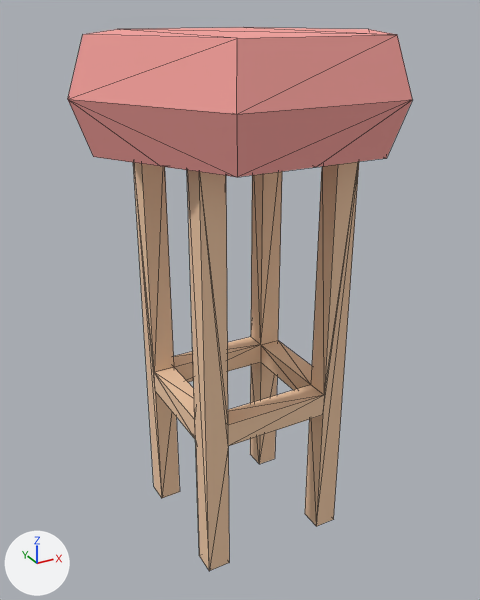
One commit to the glTF model assets/props/furniture/stoolBar.glb: the scene before it, then after it.
Before and after are seen from a camera (50 mm lens) standing at (-0.122, -0.346, 0.451) and looking at (0.132, 0.116, 0.22). Arrows for +X, +Y and +Z are at lower left; the lights stay in place. The first picture is the older version. Mesh edges are drawn as thin lines. Vertices at exactly the same position are counted once.

The first picture shows 'stoolBar(Clone)'.
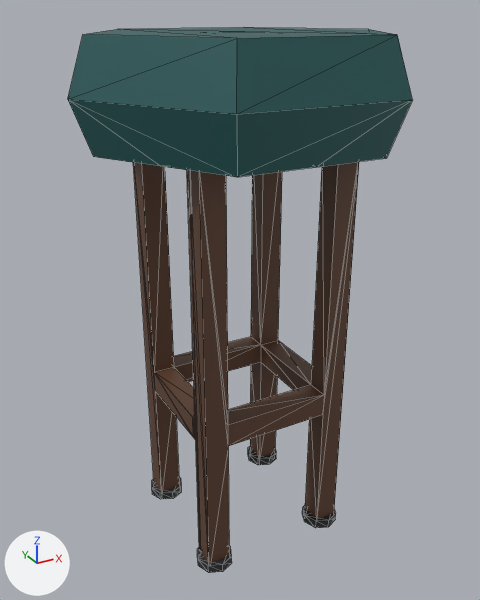
Pixel boxes (x1, y1, x2, y2) of what changed, in the pictures (480 x 600 px):
```json
{"object": "stoolBar(Clone)", "change": "reshaped", "before": [68, 27, 412, 571], "after": [68, 27, 412, 573]}
{"part": 1, "of": "me_mesh_stoolbar", "change": "added", "after": [197, 546, 232, 573]}
{"part": 2, "of": "me_mesh_stoolbar", "change": "added", "after": [152, 477, 181, 499]}
{"part": 3, "of": "me_mesh_stoolbar", "change": "added", "after": [302, 505, 336, 528]}
{"part": 4, "of": "me_mesh_stoolbar", "change": "added", "after": [248, 447, 276, 465]}
{"part": 5, "of": "me_mesh_stoolbar", "change": "built on", "before": [154, 170, 209, 570], "after": [154, 170, 209, 563]}
{"part": 6, "of": "me_mesh_stoolbar", "change": "recoloured", "before": [133, 162, 359, 571], "after": [133, 162, 359, 564], "on screen": "beige to brown"}
{"part": 7, "of": "me_mesh_stoolbar", "change": "recoloured", "before": [68, 27, 412, 177], "after": [68, 27, 412, 177], "on screen": "pink to dark cyan"}
```

The change, as JSON lines over the scene's bpy script:
```json
{"op": "add", "block": "mat_gunmetaldark_003", "code": ["mat_gunmetaldark_003 = principled_material('gunmetalDark.003')", "mat_gunmetaldark_003.base_color = (0.04, 0.045, 0.05)  # dark grey #383c3f", "mat_gunmetaldark_003.metallic = 0.4"]}
{"op": "add", "block": "mat_leather_003", "code": ["mat_leather_003 = principled_material('leather.003')", "mat_leather_003.base_color = (0.015, 0.1, 0.1)  # dark cyan #215959", "mat_leather_003.roughness = 0.55"]}
{"op": "add", "block": "mat_brass_003", "code": ["mat_brass_003 = principled_material('brass.003')", "mat_brass_003.base_color = (0.55, 0.34, 0.07)  # orange #c49e4b", "mat_brass_003.metallic = 0.6", "mat_brass_003.roughness = 0.4"]}
{"op": "add", "block": "mat_walnut_003", "code": ["mat_walnut_003 = principled_material('walnut.003')", "mat_walnut_003.base_color = (0.12, 0.055, 0.03)  # brown #614230"]}
{"block": "me_mesh_stoolbar", "where": "# used by ob_stoolbar_clone; location = (0.0, 0.0, 0.0)"}
{"op": "remove", "block": "me_mesh_stoolbar", "code": "me_mesh_stoolbar.from_pydata(...)  # 80 vertices, 176 faces; spans x 0.0..0.265, y 0.0..0.23, z 0.0..0.435"}
{"op": "add", "block": "me_mesh_stoolbar", "code": "me_mesh_stoolbar.from_pydata(...)  # 341 vertices, 648 faces; spans x 0.0..0.265, y 0.0..0.23, z 0.0..0.435"}
{"block": "me_mesh_stoolbar", "change": "me_mesh_stoolbar part 1: a new loose piece, an 8-sided cylinder along z spanning x 0.06..0.092, y 0.045..0.077, z 0.0..0.008, in mat_gunmetaldark_003 (dark grey #383c3f)"}
{"block": "me_mesh_stoolbar", "change": "me_mesh_stoolbar part 2: a new loose piece, an 8-sided cylinder along z spanning x 0.06..0.092, y 0.153..0.185, z 0.0..0.008, in mat_gunmetaldark_003 (dark grey #383c3f)"}
{"block": "me_mesh_stoolbar", "change": "me_mesh_stoolbar part 3: a new loose piece, an 8-sided cylinder along z spanning x 0.173..0.205, y 0.045..0.077, z 0.0..0.008, in mat_gunmetaldark_003 (dark grey #383c3f)"}
{"block": "me_mesh_stoolbar", "change": "me_mesh_stoolbar part 4: a new loose piece, an 8-sided cylinder along z spanning x 0.173..0.205, y 0.153..0.185, z 0.0..0.008, in mat_gunmetaldark_003 (dark grey #383c3f)"}
{"block": "me_mesh_stoolbar", "change": "me_mesh_stoolbar part 5"}
{"block": "me_mesh_stoolbar", "change": "26 faces are deleted"}
{"block": "me_mesh_stoolbar", "change": "47 vertices are added at x 0.061..0.183, y 0.046..0.184, z 0.0..0.355"}
{"block": "me_mesh_stoolbar", "change": "6 new vertices lie (-0.014, 0.0, 0.0) away from vertices in x 0.086..0.199, y 0.051..0.179, z 0.355"}
{"block": "me_mesh_stoolbar", "change": "66 new faces join them, mat_walnut_003 (brown #614230)"}
{"block": "me_mesh_stoolbar", "change": "36 new faces join them, mat_leather_003 (dark cyan #215959)"}
{"block": "me_mesh_stoolbar", "change": "me_mesh_stoolbar part 6: 102 faces spanning x 0.0..0.265, y 0.0..0.23, z 0.0..0.395 switch from mat_wood (beige #f3cca8) to mat_walnut_003 (brown #614230)"}
{"block": "me_mesh_stoolbar", "change": "me_mesh_stoolbar part 7: 48 faces spanning x 0.0..0.265, y 0.0..0.23, z 0.355..0.435 switch from mat_carpet (pink #f9a39e) to mat_leather_003 (dark cyan #215959)"}
{"block": "me_mesh_stoolbar", "change": "other edits to the shape of me_mesh_stoolbar do not show in these pictures"}
{"op": "add", "block": "me_mesh_stoolbar", "code": "me_mesh_stoolbar.materials.append(mat_brass_003)  # orange #c49e4b"}
{"op": "add", "block": "me_mesh_stoolbar", "code": "me_mesh_stoolbar.materials.append(mat_gunmetaldark_003)  # dark grey #383c3f"}
```
